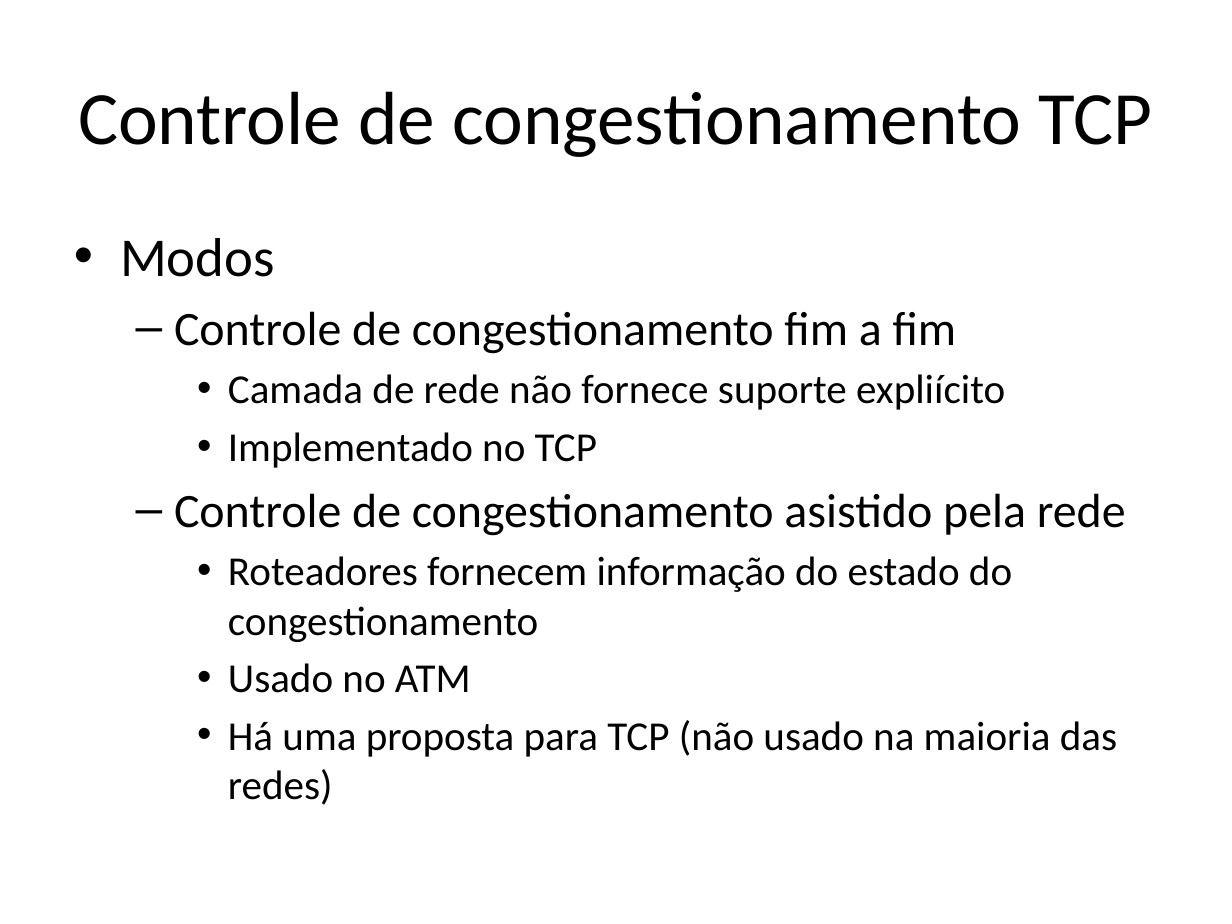
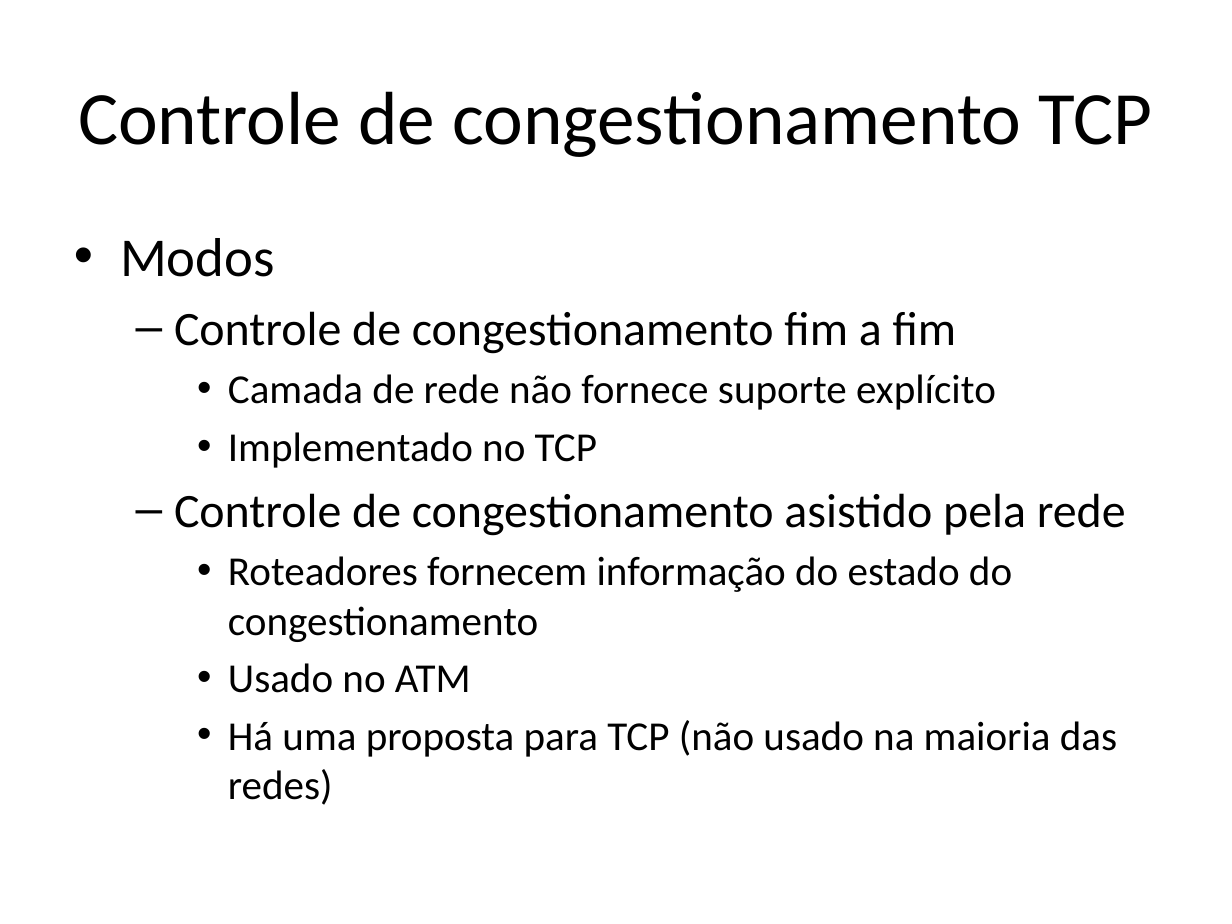
Before and after one commit to niviaquental/niviaquental.github.io, a slide deck: slide 23 of Presentations/Aula05-Transporte-UDP-TCP/04-Transporte.pptx. Drawn at 1232x924 pixels with LibreOffice and Linux fonts; fonts in the diff are those of the drawing; background and template pictures are left out. Boxes give left, top, right and bottom in pixels: in the first picture for what was removed or moved away, otherwise in the second. Text is boxed around its words. In the diff, an @@ line names an element or a change of style, - is before the commit and + after.

```diff
--- a/Presentations/Aula05-Transporte-UDP-TCP/04-Transporte.pptx
+++ b/Presentations/Aula05-Transporte-UDP-TCP/04-Transporte.pptx
@@ text at [228, 374, 996, 410]: text changed @@
-    • Camada de rede não fornece suporte expliícito
+    • Camada de rede não fornece suporte explícito
```
Also in this commit, not shown: 1 other slide changed, 1 other file.
